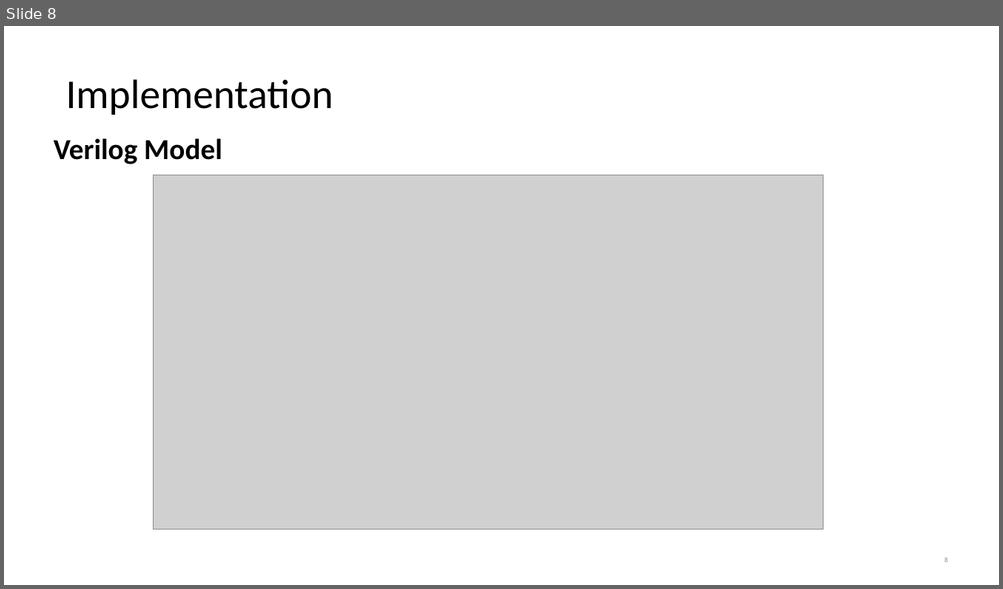
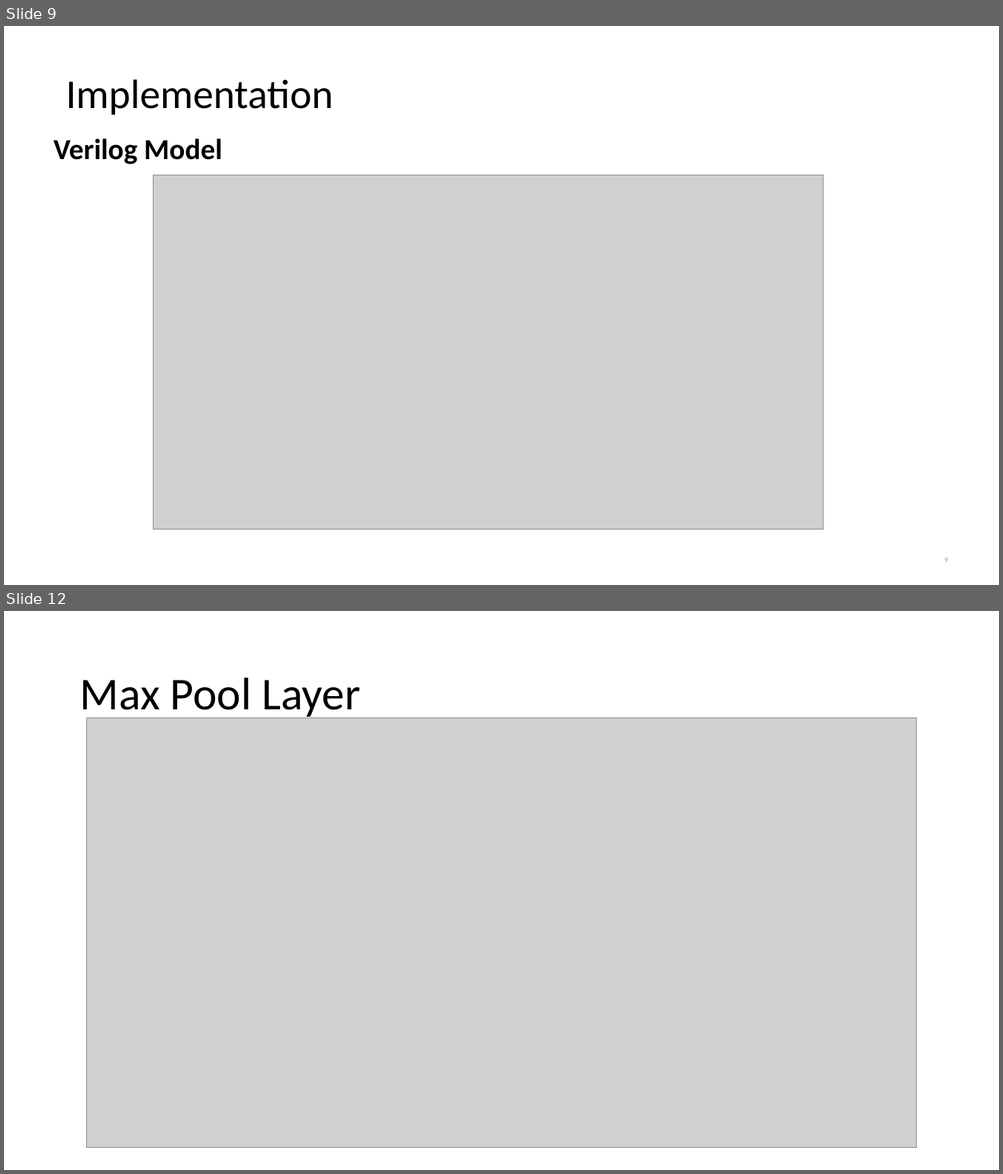
Before and after one commit to Osama-Atwa/Hawkeye, a slide deck: Implementation.pptx. Shown one above the other, each under a label of ours: slide 8 before the commit, slides 9 and 12 after it; the slides between them are not shown. The pictures are 1003x589 and 1003x1174 pixels, drawn with LibreOffice and Linux fonts; fonts in the diff are those of the drawing; grey boxes stand for pictures. Boxes give left, top, right and bottom in pixels: in the first picture for what was removed or moved away, otherwise in the second. Text is boxed around its words. In the diff, an @@ line names an element or a change of style, - is before the commit and + after.

```diff
--- a/Implementation.pptx
+++ b/Implementation.pptx
@@ slide 12 added at (x1=4, y1=611, x2=999, y2=1170), background #FFFFFF @@
@@ title added at (x1=79, y1=678, x2=360, y2=721), 44 pt, text #000000 @@
+Max Pool Layer
@@ picture added at (x1=87, y1=718, x2=916, y2=1148) @@
@@ what was slide 8 is now slide 9 @@
```
Also in this commit, not shown: 5 other slides added.
